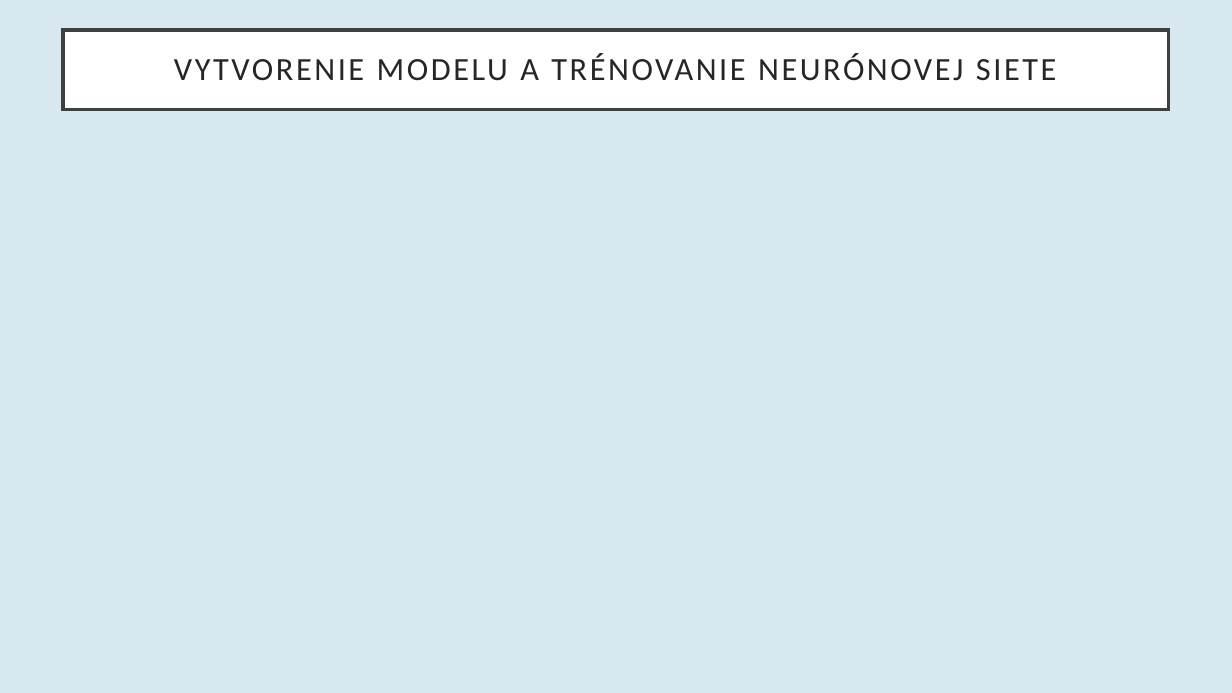
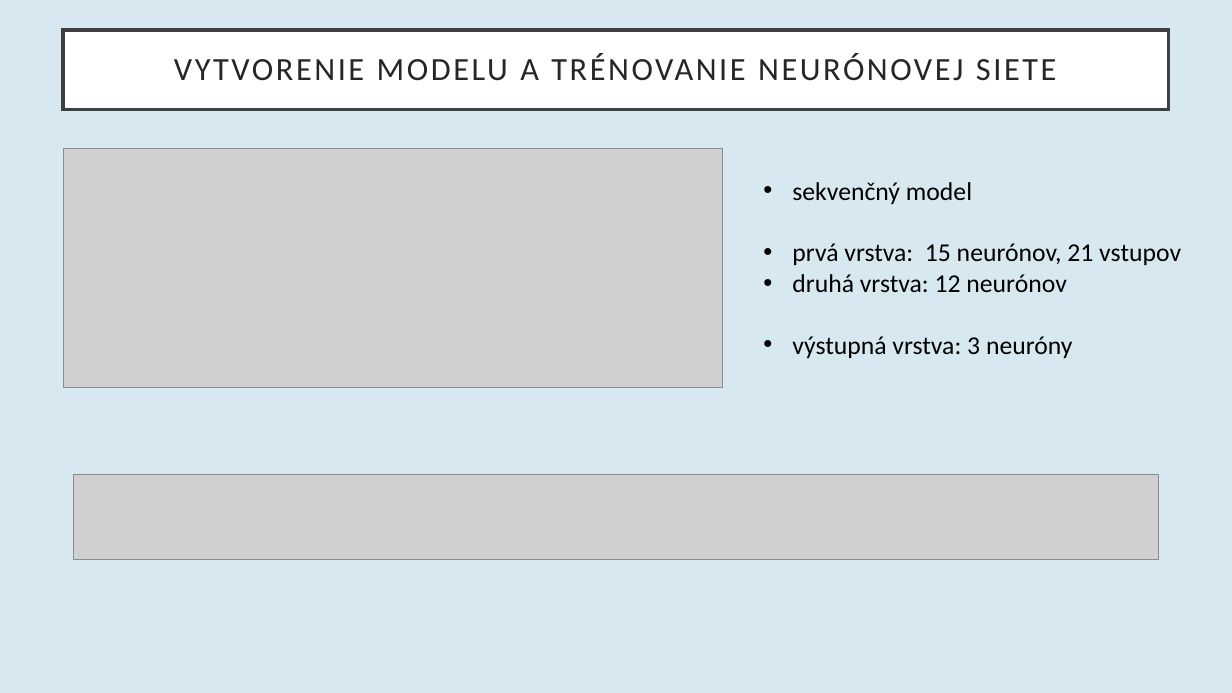
Before and after one commit to georgeob/Drzik_NS2021, a slide deck: slide 6 of Klasifikácia zdravia ľudského plodu na základe údajov CTG.pptx. Drawn at 1232x693 pixels with LibreOffice and Linux fonts; fonts in the diff are those of the drawing; grey boxes stand for pictures. Boxes give left, top, right and bottom in pixels: in the first picture for what was removed or moved away, otherwise in the second. Text is boxed around its words. In the diff, an @@ line names an element or a change of style, - is before the commit and + after.

```diff
--- a/Klasifikácia zdravia ľudského plodu na základe údajov CTG.pptx
+++ b/Klasifikácia zdravia ľudského plodu na základe údajov CTG.pptx
@@ picture added at (64,148,724,387) @@
@@ text added at (792,182,1181,358), 20 pt, text #000000 @@
+• sekvenčný model
+• prvá vrstva: 15 neurónov, 21 vstupov
+• druhá vrstva: 12 neurónov
+• výstupná vrstva: 3 neuróny
@@ picture added at (73,475,1159,560) @@
```
Also in this commit, not shown: 4 other slides changed, 4 slides added.
